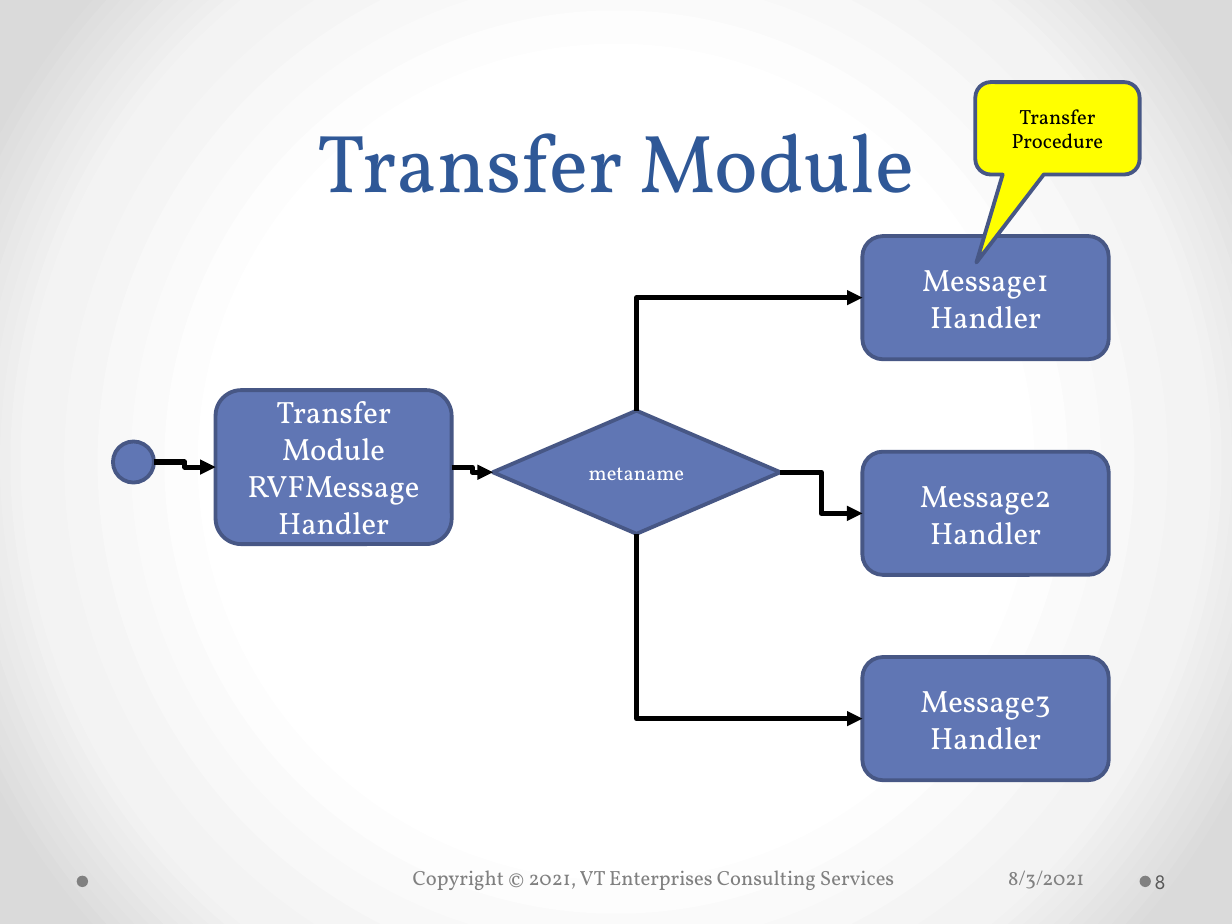
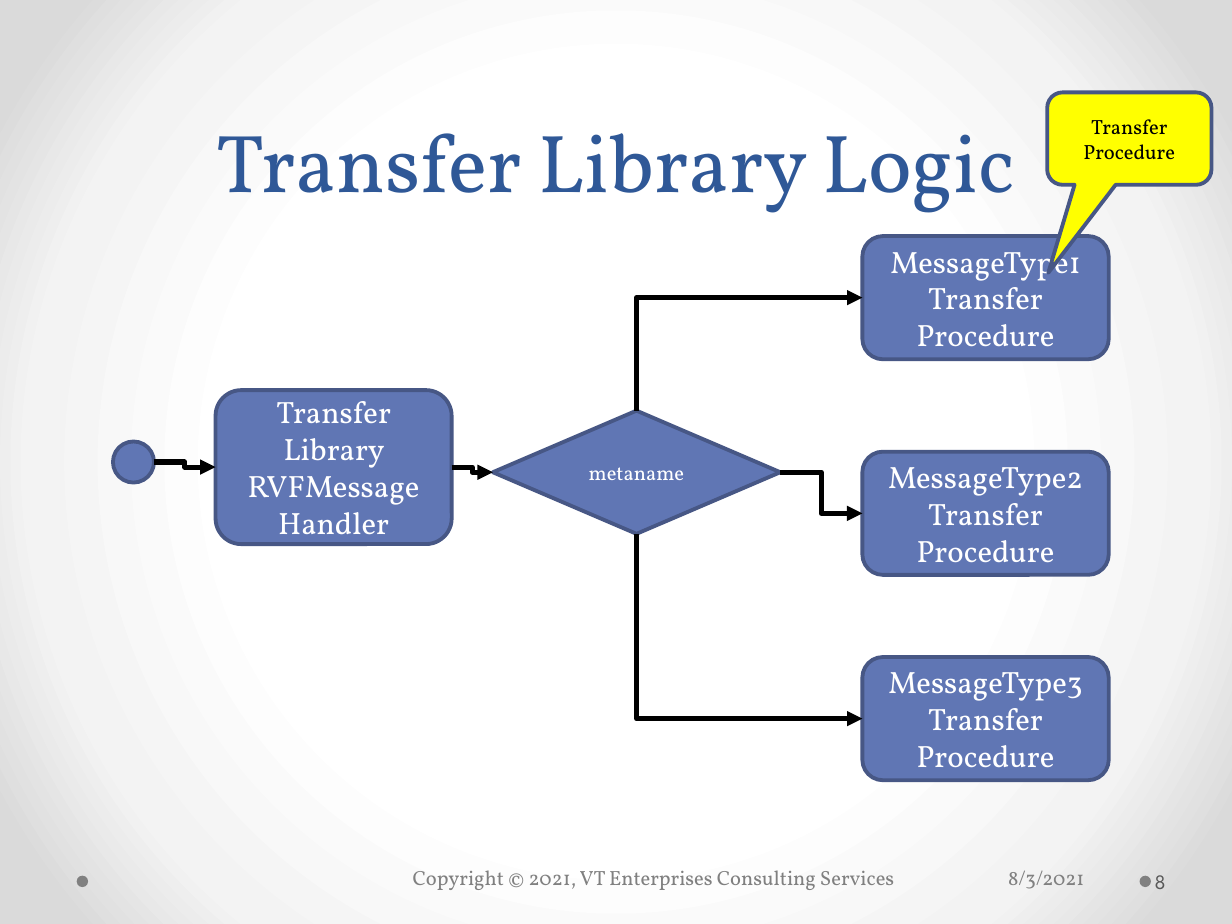
Before and after one commit to bradfordvt/P2654Model2, a slide deck: slide 8 of docs/MJBUnification20210720.pptx. Drawn at 1232x924 pixels with LibreOffice and Linux fonts; fonts in the diff are those of the drawing; background and template pictures are left out. Boxes give left, top, right and bottom in pixels: in the first picture for what was removed or moved away, otherwise in the second. Text is boxed around its words. In the diff, an @@ line names an element or a change of style, - is before the commit and + after.

```diff
--- a/docs/MJBUnification20210720.pptx
+++ b/docs/MJBUnification20210720.pptx
@@ rounded speech box "Transfer Procedure": place and size @@
-rounded speech box "Transfer Procedure" at (976, 83, 1140, 175)
+rounded speech box "Transfer Procedure" at (1047, 92, 1211, 185)
@@ title at (216, 133, 1015, 213): text changed @@
-Transfer Module
+Transfer Library Logic
@@ text in rounded rectangle at (890, 243, 1080, 361): text changed @@
-Message1 Handler
+MessageType1 Transfer Procedure
@@ text in rounded rectangle at (248, 401, 420, 549): text changed @@
-Transfer Module RVFMessage Handler
+Transfer Library RVFMessage Handler
@@ text in rounded rectangle at (888, 467, 1083, 576): text changed @@
-Message2 Handler
+MessageType2 Transfer Procedure
@@ text in rounded rectangle at (888, 672, 1082, 782): text changed @@
-Message3 Handler
+MessageType3 Transfer Procedure
```
Also in this commit, not shown: 4 other slides changed.
